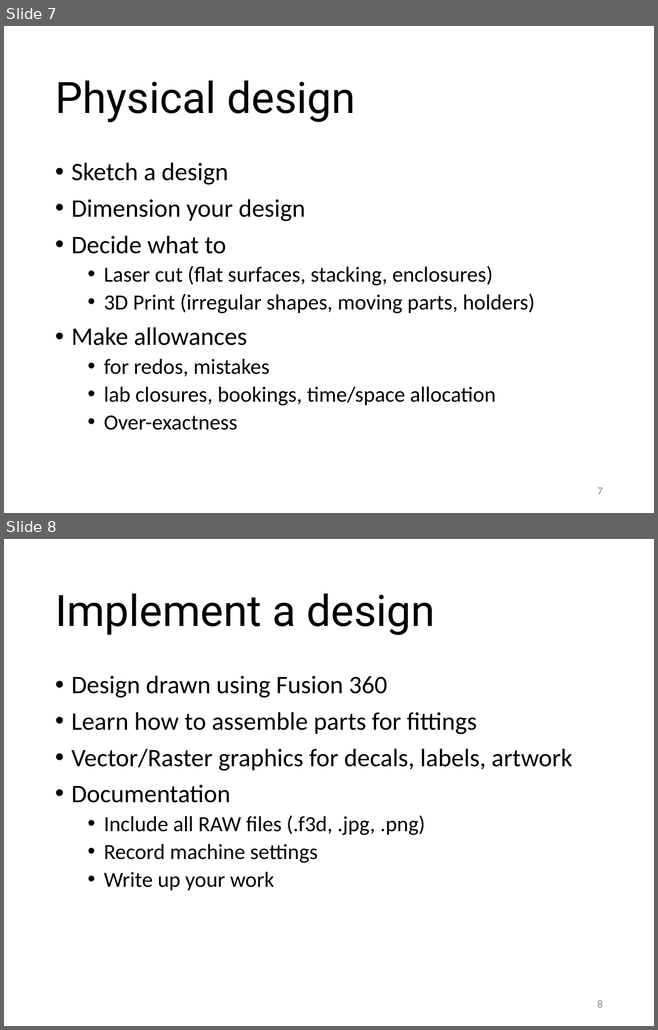
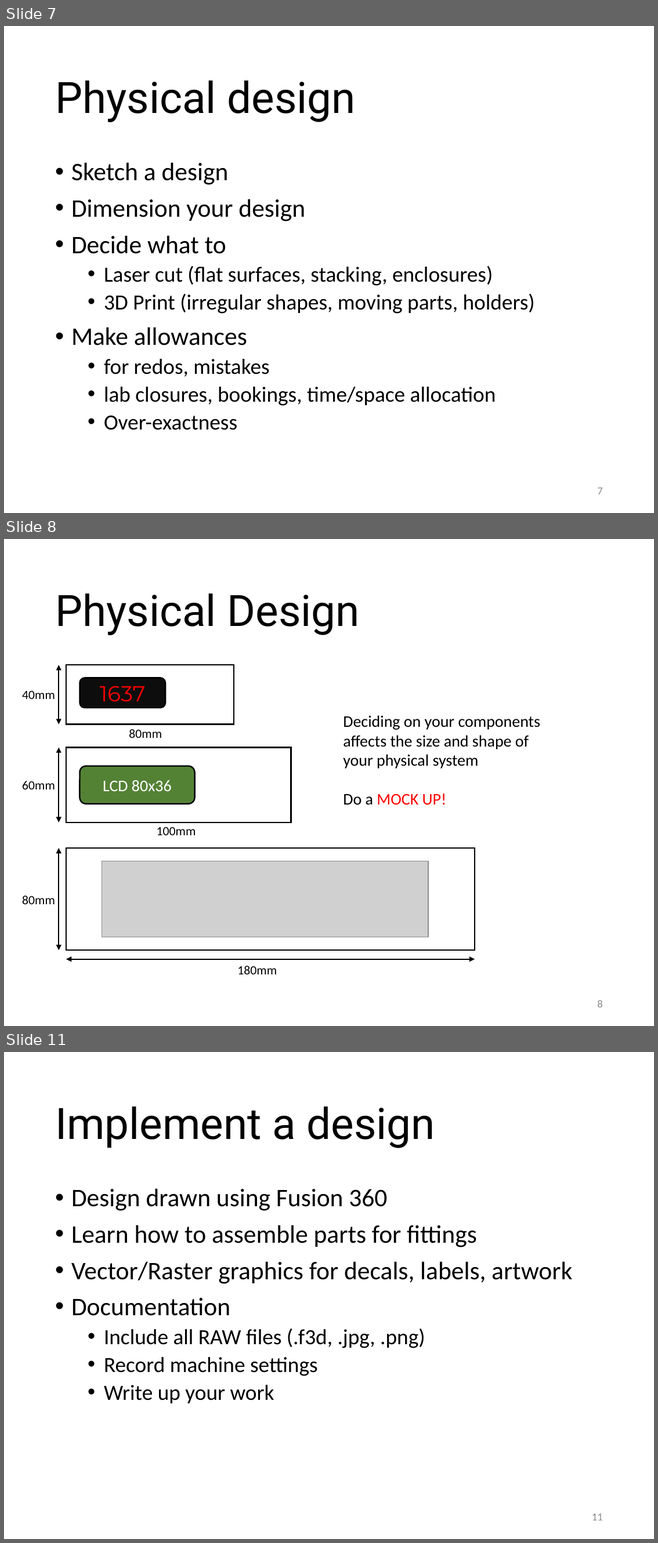
Before and after one commit to RDorville/digfab, a slide deck: presentations/ep1000_project_1/ep1000_template.pptx. Shown one above the other, each under a label of ours: slides 7 and 8 before the commit, slides 7, 8 and 11 after it; the slides between them are not shown. The pictures are 658x1030 and 658x1543 pixels, drawn with LibreOffice and Linux fonts; fonts in the diff are those of the drawing; grey boxes stand for pictures; background and template pictures are left out. Boxes give left, top, right and bottom in pixels: in the first picture for what was removed or moved away, otherwise in the second. Text is boxed around its words. In the diff, an @@ line names an element or a change of style, - is before the commit and + after.

```diff
--- a/presentations/ep1000_project_1/ep1000_template.pptx
+++ b/presentations/ep1000_project_1/ep1000_template.pptx
@@ slide 8 added at <box>4,539,654,1026</box>, background #FFFFFF @@
@@ title added at <box>55,594,359,635</box>, 48 pt, text #000000 @@
+Physical Design
@@ double arrow added from (59, 665) to (59, 724), #000000 1.5 pt @@
@@ rectangle added at <box>67,665,234,724</box>, outline #000000 1.5 pt @@
@@ text added at <box>22,691,55,699</box>, 14 pt, text #000000 @@
+40mm
@@ rounded rectangle added at <box>79,678,165,708</box>, fill #0D0D0D, outline #000000 1.5 pt, 24 pt, text #FF0000 @@
+1637
@@ text added at <box>129,729,162,738</box>, 14 pt, text #000000 @@
+80mm
@@ text added at <box>343,715,540,805</box>, 18 pt, text #000000 @@
+Deciding on your components affects the size and shape of your physical system
+Do a MOCK UP!
@@ double arrow added from (59, 748) to (59, 822), #000000 1.5 pt @@
@@ rectangle added at <box>67,748,291,822</box>, outline #000000 1.5 pt @@
@@ text added at <box>22,781,55,790</box>, 14 pt, text #000000 @@
+60mm
@@ rounded rectangle added at <box>79,766,194,804</box>, fill #548235, outline #000000 1.5 pt, 18 pt, text #FFFFFF @@
+LCD 80x36
@@ text added at <box>157,827,196,835</box>, 14 pt, text #000000 @@
+100mm
@@ double arrow added from (59, 848) to (59, 950), #000000 1.5 pt @@
@@ rectangle added at <box>67,848,475,950</box>, outline #000000 1.5 pt @@
@@ picture added at <box>101,861,428,937</box> @@
@@ text added at <box>22,896,55,904</box>, 14 pt, text #000000 @@
+80mm
@@ double arrow added from (67, 959) to (474, 959), #000000 1.5 pt @@
@@ text added at <box>237,966,277,975</box>, 14 pt, text #000000 @@
+180mm
@@ page number added at <box>597,1000,602,1008</box>, 12 pt, text #8C8C8C @@
+8
@@ what was slide 8 is now slide 11 @@
@@ page number at <box>592,1514,603,1521</box>: text changed @@
-8
+11
```
Also in this commit, not shown: 2 other slides added, 2 other files.
